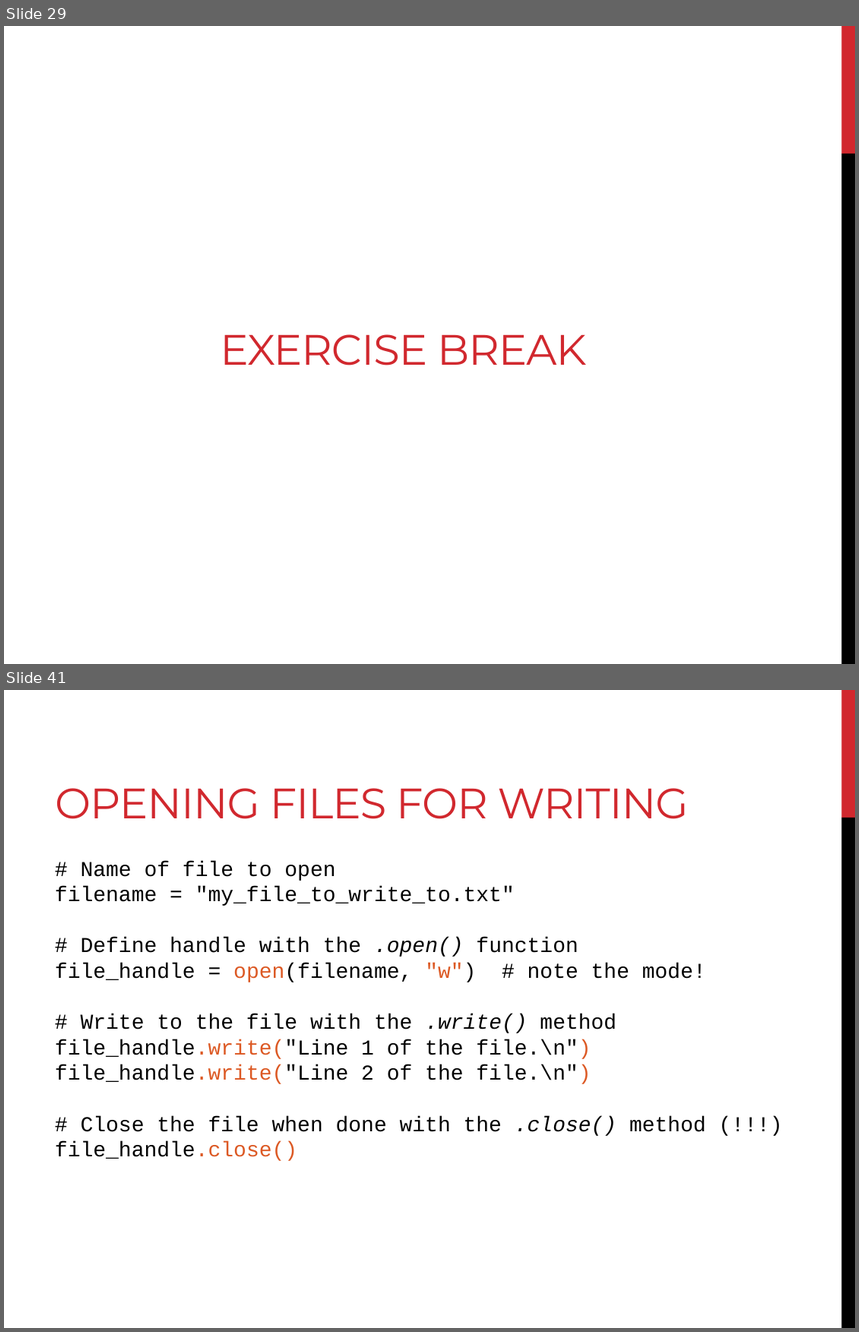
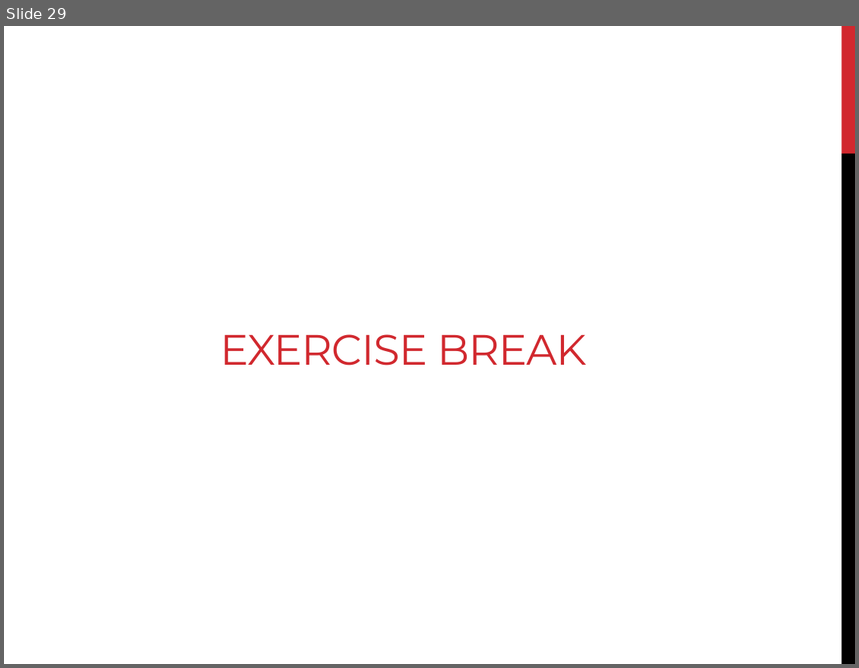
Before and after one commit to BjornFJohansson/ccbb_bigdata2015_python, a slide deck: slides/slides_day3.pptx. Shown one above the other, each under a label of ours: slides 29 and 41 before the commit, slide 29 after it; the slides between them are not shown. The pictures are 859x1332 and 859x668 pixels, drawn with LibreOffice and Linux fonts; fonts in the diff are those of the drawing. Boxes give left, top, right and bottom in pixels: in the first picture for what was removed or moved away, otherwise in the second. Text is boxed around its words. In the diff, an @@ line names an element or a change of style, - is before the commit and + after.

```diff
--- a/slides/slides_day3.pptx
+++ b/slides/slides_day3.pptx
@@ slide 41 removed at box(4, 690, 855, 1328), background #FFFFFF; not listed: 2 template elements that a slide beside it also shows @@
@@ title removed at box(55, 788, 689, 819) @@
-OPENING FILES FOR WRITING
@@ text removed at box(55, 861, 706, 1161) @@
-# Name of file to open
-filename = "my_file_to_write_to.txt"
-# Define handle with the .open() function
-file_handle = open(filename, "w") # note the mode!
-# Write to the file with the .write() method
-file_handle.write("Line 1 of the file.\n")
-file_handle.write("Line 2 of the file.\n")
-# Close the file when done with the .close() method (!!!)
-file_handle.close()
```
Also in this commit, not shown: 19 other slides removed.
